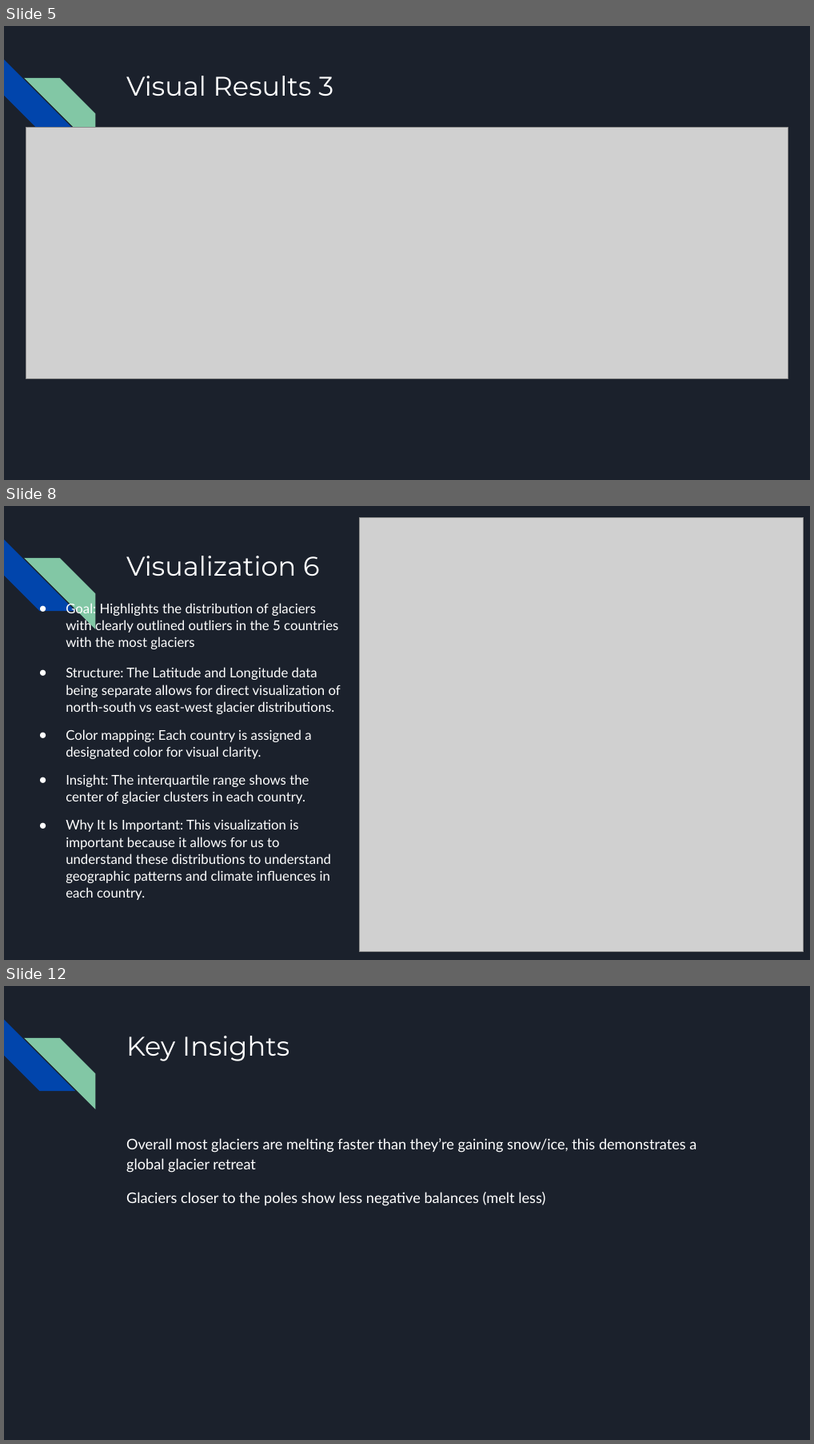
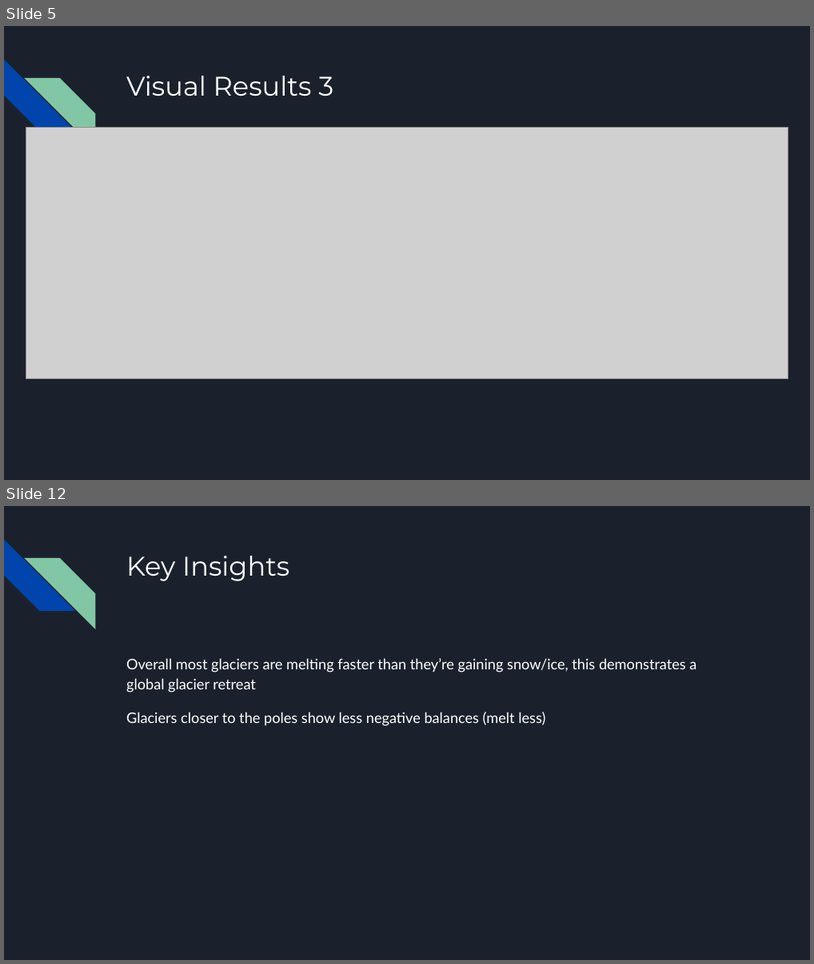
Before and after one commit to VodkaNoodles/CS445-GROUP8, a slide deck: CS445 SLIDES.pptx. Shown one above the other, each under a label of ours: slides 5, 8 and 12 before the commit, slides 5 and 12 after it; the slides between them are not shown. The pictures are 814x1444 and 814x964 pixels, drawn with LibreOffice and Linux fonts; fonts in the diff are those of the drawing; grey boxes stand for pictures. Boxes give left, top, right and bottom in pixels: in the first picture for what was removed or moved away, otherwise in the second. Text is boxed around its words. In the diff, an @@ line names an element or a change of style, - is before the commit and + after.

```diff
--- a/CS445 SLIDES.pptx
+++ b/CS445 SLIDES.pptx
@@ slide 8 removed at [4, 506, 810, 960], background #1B212C; not listed: 2 template elements that a slide beside it also shows @@
@@ picture removed at [360, 517, 804, 951] @@
@@ title removed at [126, 556, 319, 576] @@
-Visualization 6
@@ text removed at [66, 602, 341, 900] @@
-● Goal: Highlights the distribution of glaciers with clearly outlined outliers in the 5 countries with the most glaciers
-● Structure: The Latitude and Longitude data being separate allows for direct visualization of north-south vs east-west glacier distributions.
-● Color mapping: Each country is assigned a designated color for visual clarity.
-● Insight: The interquartile range shows the center of glacier clusters in each country.
-● Why It Is Important: This visualization is important because it allows for us to understand these distributions to understand geographic patterns and climate influences in each country.
```
Also in this commit, not shown: 5 slides changed, 4 slides added, 3 other slides removed, 3 other files.
